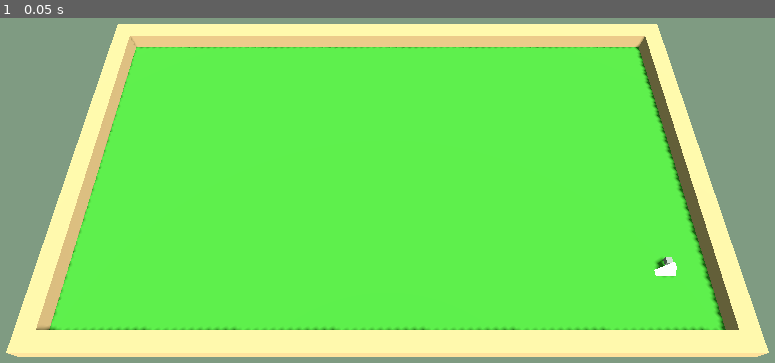
Above: before the commit, frame 1.
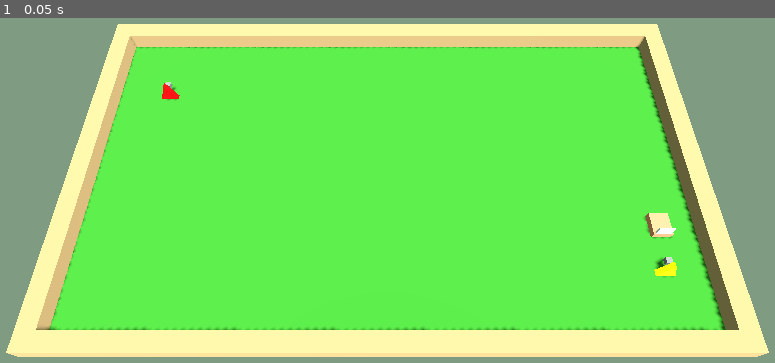
Above: after the commit, the same moment.

Repository: GLHFranco322/3DGrupo11
Game: Godot game, scene res://scenes/main.tscn
The game is run twice, just before and just after one commit, with the same random seed, the same clock (stepped at 60 frames per second) and the same inputs.
Inputs:
- Up to frame 1 (0.05 s): no input

The runs differ from the first frame. In frame 1, 0.4% of the frame differs, in the area x 20-88%, y 18-75%.

Commit message:
agregada maquina de estados del player y la maquina de cortar el pasto

Diff:
--- a/project.godot
+++ b/project.godot
@@ -15,6 +15,93 @@
 config/features=PackedStringArray("4.6", "GL Compatibility")
 config/icon="res://icon.svg"
 
+[global_group]
+
+player=""
+
+[input]
+
+p1_left={
+"deadzone": 0.2,
+"events": [Object(InputEventJoypadMotion,"resource_local_to_scene":false,"resource_name":"","device":0,"axis":0,"axis_value":-1.0,"script":null)
+]
+}
+p1_right={
+"deadzone": 0.2,
+"events": [Object(InputEventJoypadMotion,"resource_local_to_scene":false,"resource_name":"","device":0,"axis":0,"axis_value":1.0,"script":null)
+]
+}
+p1_up={
+"deadzone": 0.2,
+"events": [Object(InputEventJoypadMotion,"resource_local_to_scene":false,"resource_name":"","device":0,"axis":1,"axis_value":-1.0,"script":null)
+]
+}
+p1_down={
+"deadzone": 0.2,
+"events": [Object(InputEventJoypadMotion,"resource_local_to_scene":false,"resource_name":"","device":0,"axis":1,"axis_value":1.0,"script":null)
+]
+}
+p1_run={
+"deadzone": 0.2,
+"events": [Object(InputEventJoypadButton,"resource_local_to_scene":false,"resource_name":"","device":0,"button_index":10,"pressure":0.0,"pressed":true,"script":null)
+]
+}
+p1_toggle_mower={
+"deadzone": 0.2,
+"events": [Object(InputEventJoypadButton,"resource_local_to_scene":false,"resource_name":"","device":0,"button_index":3,"pressure":0.0,"pressed":true,"script":null)
+]
+}
+p1_grab={
+"deadzone": 0.2,
+"events": [Object(InputEventJoypadButton,"resource_local_to_scene":false,"resource_name":"","device":0,"button_index":0,"pressure":0.0,"pressed":true,"script":null)
+]
+}
+p1_throw={
+"deadzone": 0.2,
+"events": [Object(InputEventJoypadButton,"resource_local_to_scene":false,"resource_name":"","device":0,"button_index":2,"pressure":0.0,"pressed":true,"script":null)
+]
+}
+p2_left={
+"deadzone": 0.2,
+"events": [Object(InputEventJoypadMotion,"resource_local_to_scene":false,"resource_name":"","device":1,"axis":0,"axis_value":-1.0,"script":null)
+]
+}
+p2_right={
+"deadzone": 0.2,
+"events": [Object(InputEventJoypadMotion,"resource_local_to_scene":false,"resource_name":"","device":1,"axis":0,"axis_value":1.0,"script":null)
+]
+}
+p2_up={
+"deadzone": 0.2,
+"events": [Object(InputEventJoypadMotion,"resource_local_to_scene":false,"resource_name":"","device":1,"axis":1,"axis_value":-1.0,"script":null)
+]
+}
+p2_down={
+"deadzone": 0.2,
+"events": [Object(InputEventJoypadMotion,"resource_local_to_scene":false,"resource_name":"","device":1,"axis":1,"axis_value":1.0,"script":null)
+]
+}
+p2_run={
+"deadzone": 0.2,
+"events": [Object(InputEventJoypadButton,"resource_local_to_scene":false,"resource_name":"","device":1,"button_index":10,"pressure":0.0,"pressed":true,"script":null)
+]
+}
+p2_toggle_mower={
+"deadzone": 0.2,
+"events": [Object(InputEventJoypadButton,"resource_local_to_scene":false,"resource_name":"","device":1,"button_index":3,"pressure":0.0,"pressed":true,"script":null)
+]
+}
+p2_grab={
+"deadzone": 0.2,
+"events": [Object(InputEventJoypadButton,"resource_local_to_scene":false,"resource_name":"","device":1,"button_index":0,"pressure":0.0,"pressed":true,"script":null)
+]
+}
+p2_throw={
+"deadzone": 0.2,
+"events": [Object(InputEventJoypadButton,"resource_local_to_scene":false,"resource_name":"","device":1,"button_index":2,"pressure":0.0,"pressed":true,"script":null)
+]
+}
+
 [physics]
 
 3d/physics_engine="Jolt Physics"
--- a/scenes/main.tscn
+++ b/scenes/main.tscn
@@ -1,6 +1,7 @@
 [gd_scene format=3 uid="uid://cg6e6w404qh3d"]
 
 [ext_resource type="PackedScene" uid="uid://dcb5654jw6sb7" path="res://scenes/player.tscn" id="1_o5qli"]
+[ext_resource type="PackedScene" uid="uid://cxjbe4cwk7smx" path="res://scenes/mower.tscn" id="2_0wfyh"]
 
 [sub_resource type="Environment" id="Environment_sgp6g"]
 background_mode = 1
@@ -74,6 +75,7 @@
 mesh = SubResource("BoxMesh_jyhfs")
 
 [node name="CollisionShape3D" type="CollisionShape3D" parent="Walls/WallWest" unique_id=116392694]
+transform = Transform3D(-4.371139e-08, 0, 1, 0, 1, 0, -1, 0, -4.371139e-08, 0, 0, 0)
 shape = SubResource("BoxShape3D_o5qli")
 
 [node name="WallWest2" type="StaticBody3D" parent="Walls" unique_id=2039347437]
@@ -83,7 +85,17 @@
 mesh = SubResource("BoxMesh_jyhfs")
 
 [node name="CollisionShape3D" type="CollisionShape3D" parent="Walls/WallWest2" unique_id=1725287104]
+transform = Transform3D(-4.371139e-08, 0, 1, 0, 1, 0, -1, 0, -4.371139e-08, 0, 0, 0)
 shape = SubResource("BoxShape3D_o5qli")
 
-[node name="Player" parent="." unique_id=1213674497 instance=ExtResource("1_o5qli")]
+[node name="Player" parent="." unique_id=1213674497 node_paths=PackedStringArray("mower") instance=ExtResource("1_o5qli")]
 transform = Transform3D(1, 0, 0, 0, 1, 0, 0, 0, 1, 13.842544, 0, 5.939865)
+mower = NodePath("../Mower")
+
+[node name="Player2" parent="." unique_id=1118012485 instance=ExtResource("1_o5qli")]
+transform = Transform3D(1, 0, 0, 0, 1, 0, 0, 0, 1, -13, 0, -5)
+player_id = 2
+color = Color(0.94509804, 0, 0, 1)
+
+[node name="Mower" parent="." unique_id=374699352 instance=ExtResource("2_0wfyh")]
+transform = Transform3D(1, 0, 0, 0, 1, 0, 0, 0, 1, 14.106081, 0, 3.444499)
--- /dev/null
+++ b/scenes/mower.tscn
@@ -0,0 +1,35 @@
+[gd_scene format=3 uid="uid://cxjbe4cwk7smx"]
+
+[ext_resource type="Script" uid="uid://bxjkhk0e0aejl" path="res://scripts/mower.gd" id="1_5cn51"]
+
+[sub_resource type="StandardMaterial3D" id="StandardMaterial3D_5cn51"]
+albedo_color = Color(1, 0.6039216, 0.47058824, 1)
+
+[sub_resource type="BoxMesh" id="BoxMesh_5cn51"]
+material = SubResource("StandardMaterial3D_5cn51")
+size = Vector3(1, 0.4, 1.2)
+
+[sub_resource type="BoxShape3D" id="BoxShape3D_5cn51"]
+size = Vector3(1, 0.4, 1.2)
+
+[sub_resource type="StandardMaterial3D" id="StandardMaterial3D_ob06m"]
+
+[sub_resource type="BoxMesh" id="BoxMesh_cepda"]
+material = SubResource("StandardMaterial3D_ob06m")
+size = Vector3(0.8, 0.5, 0.1)
+
+[node name="Mower" type="AnimatableBody3D" unique_id=1986578710]
+sync_to_physics = false
+script = ExtResource("1_5cn51")
+
+[node name="Body" type="MeshInstance3D" parent="." unique_id=127398873]
+transform = Transform3D(1, 0, 0, 0, 1, 0, 0, 0, 1, 0, 0.2, 0)
+mesh = SubResource("BoxMesh_5cn51")
+
+[node name="CollisionShape3D" type="CollisionShape3D" parent="." unique_id=1268873710]
+transform = Transform3D(1, 0, 0, 0, 1, 0, 0, 0, 1, 0, 0.2, 0)
+shape = SubResource("BoxShape3D_5cn51")
+
+[node name="MeshInstance3D" type="MeshInstance3D" parent="." unique_id=1976113559]
+transform = Transform3D(1, 0, 0, 0, 1, 0, 0, 0, 1, 0, 0.65, 0.5)
+mesh = SubResource("BoxMesh_cepda")
--- a/scenes/player.gd
+++ /dev/null
@@ -1,32 +0,0 @@
-extends CharacterBody3D
-
-@export var player_id: int = 1
-@export var color: Color = Color.WHITE
-@export var max_speed: float = 6.0
-@export var acceleration: float = 30.0
-@export var friction: float = 25.0
-@export var turn_speed: float = 12.0
-
-@onready var body: MeshInstance3D = $Body
-
-
-func _ready() -> void:
-	# Material propio por instancia para que cada jugador tenga su color
-	var mat := StandardMaterial3D.new()
-	mat.albedo_color = color
-	body.material_override = mat
-
-
-func _physics_process(delta: float) -> void:
-	var prefix := "p%d_" % player_id
-	var input := Input.get_vector(prefix + "left", prefix + "right", prefix + "up", prefix + "down")
-	var direction := Vector3(input.x, 0.0, input.y)
-
-	if direction != Vector3.ZERO:
-		velocity = velocity.move_toward(direction * max_speed, acceleration * delta)
-		var target_angle := atan2(-direction.x, -direction.z)
-		rotation.y = lerp_angle(rotation.y, target_angle, turn_speed * delta)
-	else:
-		velocity = velocity.move_toward(Vector3.ZERO, friction * delta)
-
-	move_and_slide()
--- a/scenes/player.tscn
+++ b/scenes/player.tscn
@@ -1,6 +1,10 @@
 [gd_scene format=3 uid="uid://dcb5654jw6sb7"]
 
-[ext_resource type="Script" uid="uid://k34vsebbol21" path="res://scenes/player.gd" id="1_3vyb7"]
+[ext_resource type="Script" uid="uid://k34vsebbol21" path="res://scripts/player.gd" id="1_3vyb7"]
+[ext_resource type="Script" uid="uid://d3lr2ovv2fiqr" path="res://scripts/state_machine.gd" id="2_g2els"]
+[ext_resource type="Script" uid="uid://c0c1crgvne10g" path="res://scripts/idle.gd" id="3_qhqgy"]
+[ext_resource type="Script" uid="uid://cbj41cqad8vue" path="res://scripts/walk.gd" id="4_qlg0r"]
+[ext_resource type="Script" uid="uid://cs6ygo0px57bi" path="res://scripts/run.gd" id="5_tuyoq"]
 
 [sub_resource type="PrismMesh" id="PrismMesh_u8vuu"]
 size = Vector3(1, 1.2, 0.3)
@@ -11,8 +15,12 @@
 [sub_resource type="CylinderShape3D" id="CylinderShape3D_3vyb7"]
 height = 1.2
 
-[node name="Player" type="CharacterBody3D" unique_id=1213674497]
+[sub_resource type="BoxShape3D" id="BoxShape3D_qlg0r"]
+size = Vector3(1, 0.4, 1.2)
+
+[node name="Player" type="CharacterBody3D" unique_id=1213674497 groups=["player"]]
 script = ExtResource("1_3vyb7")
+color = Color(0.94509804, 0.9411765, 0, 1)
 
 [node name="Body" type="MeshInstance3D" parent="." unique_id=1375012721]
 transform = Transform3D(1, 0, 0, 0, 1, 0, 0, 0, 1, 0, 0.6, 0)
@@ -25,3 +33,21 @@
 [node name="CollisionShape3D" type="CollisionShape3D" parent="." unique_id=727383229]
 transform = Transform3D(1, 0, 0, 0, 1, 0, 0, 0, 1, 0, 0.6, 0)
 shape = SubResource("CylinderShape3D_3vyb7")
+
+[node name="StateMachine" type="Node" parent="." unique_id=1994855174 node_paths=PackedStringArray("initial_state")]
+script = ExtResource("2_g2els")
+initial_state = NodePath("Idle")
+
+[node name="Idle" type="Node" parent="StateMachine" unique_id=1275437692]
+script = ExtResource("3_qhqgy")
+
+[node name="Walk" type="Node" parent="StateMachine" unique_id=2076773211]
+script = ExtResource("4_qlg0r")
+
+[node name="Run" type="Node" parent="StateMachine" unique_id=1641435922]
+script = ExtResource("5_tuyoq")
+
+[node name="MowerCollision" type="CollisionShape3D" parent="." unique_id=1609645198]
+transform = Transform3D(1, 0, 0, 0, 1, 0, 0, 0, 1, 0, 0.2, -1.4)
+shape = SubResource("BoxShape3D_qlg0r")
+disabled = true
--- /dev/null
+++ b/scripts/idle.gd
@@ -0,0 +1,8 @@
+extends State
+
+
+func physics_update(delta: float) -> void:
+	player.apply_friction(delta)
+
+	if get_move_input() != Vector2.ZERO:
+		transitioned.emit("walk")
--- /dev/null
+++ b/scripts/mower.gd
@@ -0,0 +1,7 @@
+class_name Mower
+extends AnimatableBody3D
+
+# Lo escribe Player. El corte de pasto va a consultar esto.
+var is_held: bool = false
+
+@onready var collision_shape: CollisionShape3D = $CollisionShape3D
--- /dev/null
+++ b/scripts/player.gd
@@ -0,0 +1,83 @@
+class_name Player
+extends CharacterBody3D
+
+@export var player_id: int = 1
+@export var color: Color = Color.WHITE
+@export var walk_speed: float = 4.0
+@export var run_speed: float = 7.0
+@export var mower_speed: float = 2.0
+@export var acceleration: float = 30.0
+@export var friction: float = 25.0
+@export var turn_speed: float = 12.0
+
+@export_group("Cortadora")
+@export var mower: Mower
+@export var mower_hold_offset: Vector3 = Vector3(0.0, 0.0, -1.4)
+@export var mower_pickup_distance: float = 2.0
+
+var has_mower: bool = false
+
+var _mower_home: Node
+
+@onready var body: MeshInstance3D = $Body
+@onready var mower_collision: CollisionShape3D = $MowerCollision
+
+func _ready() -> void:
+	# Material propio por instancia para que cada jugador tenga su color
+	var mat := StandardMaterial3D.new()
+	mat.albedo_color = color
+	body.material_override = mat
+
+	if mower:
+		_mower_home = mower.get_parent()
+	else:
+		push_warning("Player %d no tiene cortadora asignada" % player_id)
+
+
+func _unhandled_input(event: InputEvent) -> void:
+	if event.is_action_pressed("p%d_toggle_mower" % player_id):
+		toggle_mower()
+
+
+func apply_movement(input: Vector2, speed: float, delta: float) -> void:
+	var direction := Vector3(input.x, 0.0, input.y)
+	velocity = velocity.move_toward(direction * speed, acceleration * delta)
+	var target_angle := atan2(-direction.x, -direction.z)
+	rotation.y = lerp_angle(rotation.y, target_angle, turn_speed * delta)
+
+
+func apply_friction(delta: float) -> void:
+	velocity = velocity.move_toward(Vector3.ZERO, friction * delta)
+
+
+func get_walk_speed() -> float:
+	return mower_speed if has_mower else walk_speed
+
+
+func toggle_mower() -> void:
+	if mower == null:
+		return
+	if has_mower:
+		drop_mower()
+	elif global_position.distance_to(mower.global_position) <= mower_pickup_distance:
+		grab_mower()
+
+
+func grab_mower() -> void:
+	has_mower = true
+	mower.is_held = true
+	add_collision_exception_with(mower)  # no chocar con su propia cortadora
+	mower.reparent(self)
+	mower.transform = Transform3D(Basis.IDENTITY, mower_hold_offset)
+
+	# Copia de la forma de la cortadora para que las paredes frenen al jugador
+	mower_collision.shape = mower.collision_shape.shape
+	mower_collision.position = mower_hold_offset + mower.collision_shape.position
+	mower_collision.set_deferred("disabled", false)
+
+func drop_mower() -> void:
+	has_mower = false
+	mower.is_held = false
+	mower.reparent(_mower_home)  # queda donde está, con la orientación actual
+	remove_collision_exception_with(mower)
+	mower_collision.set_deferred("disabled", true)
--- /dev/null
+++ b/scripts/run.gd
@@ -0,0 +1,13 @@
+extends State
+
+
+func physics_update(delta: float) -> void:
+	var input := get_move_input()
+	if input == Vector2.ZERO:
+		transitioned.emit("idle")
+		return
+	if not is_run_pressed() or player.has_mower:
+		transitioned.emit("walk")
+		return
+
+	player.apply_movement(input, player.run_speed, delta)
--- /dev/null
+++ b/scripts/state.gd
@@ -0,0 +1,27 @@
+class_name State
+extends Node
+
+signal transitioned(state_name: String)
+
+var player: Player
+
+
+func enter() -> void:
+	pass
+
+
+func exit() -> void:
+	pass
+
+
+func physics_update(_delta: float) -> void:
+	pass
+
+
+func get_move_input() -> Vector2:
+	var prefix := "p%d_" % player.player_id
+	return Input.get_vector(prefix + "left", prefix + "right", prefix + "up", prefix + "down")
+
+
+func is_run_pressed() -> bool:
+	return Input.is_action_pressed("p%d_run" % player.player_id)
--- /dev/null
+++ b/scripts/state_machine.gd
@@ -0,0 +1,35 @@
+class_name StateMachine
+extends Node
+
+@export var initial_state: State
+
+var current_state: State
+var states: Dictionary = {}
+
+
+func _ready() -> void:
+	var player := get_parent() as Player
+	for child in get_children():
+		if child is State:
+			states[child.name.to_lower()] = child
+			child.player = player
+			child.transitioned.connect(_on_transitioned)
+
+	if initial_state:
+		current_state = initial_state
+		current_state.enter()
+
+
+func _physics_process(delta: float) -> void:
+	if current_state:
+		current_state.physics_update(delta)
+	(get_parent() as Player).move_and_slide()
+
+
+func _on_transitioned(state_name: String) -> void:
+	var new_state: State = states.get(state_name.to_lower())
+	if new_state == null or new_state == current_state:
+		return
+	current_state.exit()
+	current_state = new_state
+	current_state.enter()
--- /dev/null
+++ b/scripts/walk.gd
@@ -0,0 +1,13 @@
+extends State
+
+
+func physics_update(delta: float) -> void:
+	var input := get_move_input()
+	if input == Vector2.ZERO:
+		transitioned.emit("idle")
+		return
+	if is_run_pressed() and not player.has_mower:
+		transitioned.emit("run")
+		return
+
+	player.apply_movement(input, player.get_walk_speed(), delta)
Not shown, added: scripts/idle.gd.uid
Not shown, added: scripts/mower.gd.uid
Renamed: scenes/player.gd.uid -> scripts/player.gd.uid
Not shown, added: scripts/run.gd.uid
Not shown, added: scripts/state.gd.uid
Not shown, added: scripts/state_machine.gd.uid
Not shown, added: scripts/walk.gd.uid
